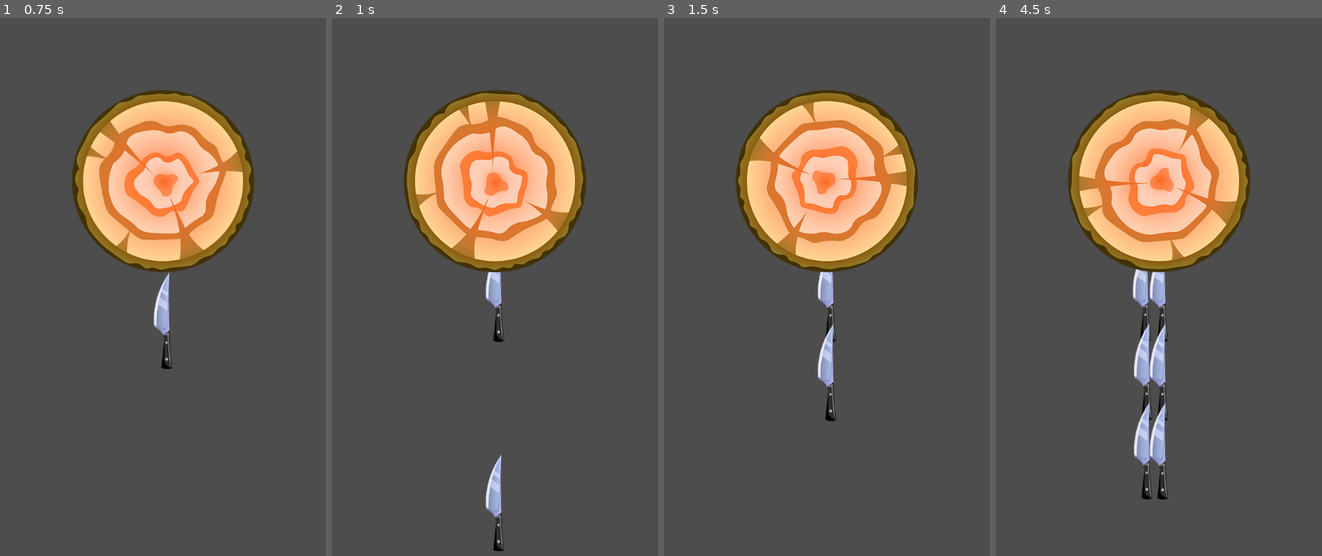
Above: before the commit, frames 1-4 (left to right).
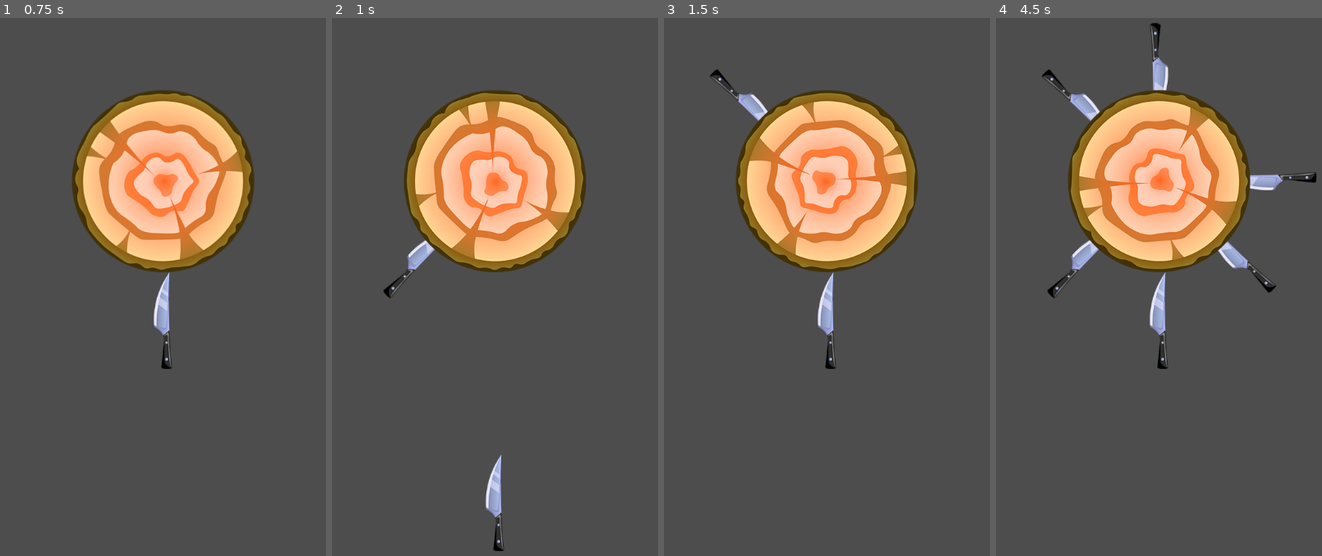
Above: after the commit, the same moments.

Repository: vokash3/godot-mobile-game
Game: Godot game, scene res://scenes/game/game.tscn
The game is run twice, just before and just after one commit, with the same random seed, the same clock (stepped at 60 frames per second) and the same inputs. The project has no main scene, so this scene is started directly.
Inputs (mouse positions are in pixels of both pictures, inside the frame that each line leads up to):
- Up to frame 1 (0.75 s): move the mouse to (260, 238) at 0.52 s; click (260, 238) at 0.67 s
- Up to frame 2 (1 s): no input
- Up to frame 3 (1.5 s): move the mouse to (738, 303) at 1.27 s; click (738, 303) at 1.42 s
- Up to frame 4 (4.5 s): move the mouse to (1201, 125) at 2.02 s; click (1201, 125) at 2.17 s; move the mouse to (1136, 405) at 2.77 s; click (1136, 405) at 2.92 s; move the mouse to (1289, 373) at 3.52 s; click (1289, 373) at 3.67 s; move the mouse to (1028, 174) at 4.27 s; click (1028, 174) at 4.42 s

Frame 1 is identical in both runs. In frame 2, 0.8% of the frame differs, in the area x 15-53%, y 41-61%; in frame 3, 1.4%; in frame 4, 4.7%, in the area x 14-99%, y 0-90%.

Commit message:
Добавлена механика втыкания ножей в мишень (отвязка объекта от одного родителя и привязка к другому)

Diff:
--- a/elements/knife/knife.gd
+++ b/elements/knife/knife.gd
@@ -8,7 +8,27 @@
 func _physics_process(delta: float) -> void:
 	if is_flying:
 		var collision = move_and_collide(Vector2.UP * SPEED * delta)
+		# Обрабатываем коллизию
+		if collision:
+			handle_collision(collision)
 
 
 func throw():
 	is_flying = true
+
+
+func handle_collision(collision: KinematicCollision2D):
+	var collider := collision.get_collider()
+	if collider is Target:
+		add_knife_to_target(collider)
+		is_flying = false
+
+
+func add_knife_to_target(target: Target):
+	# Отвязываем нож от родителя
+	get_parent().remove_child(self)
+	# Точка попадания
+	global_position = Target.KNIFE_POSITION
+	rotation = 0
+	# Привязка ножа к мишени, нож остаётся в ней
+	target.add_object_with_pivot(self, -target.rotation)
--- a/elements/targets/target/target.gd
+++ b/elements/targets/target/target.gd
@@ -1,6 +1,18 @@
 extends CharacterBody2D
+class_name Target
+
+const KNIFE_POSITION = Vector2(0, 180)
 
 var speed := PI
 
+# Получим ссылку на item_containers
+@onready var item_containers := $ItemsContainer
+
 func _physics_process(delta: float) -> void:
 	rotation += speed * delta
+
+func add_object_with_pivot(object: Node2D, object_rotation: float):
+	var pivot := Node2D.new()
+	pivot.rotation = object_rotation
+	pivot.add_child(object)
+	item_containers.add_child(pivot)
--- a/elements/targets/target/target.tscn
+++ b/elements/targets/target/target.tscn
@@ -16,3 +16,6 @@
 
 [node name="CollisionShape2D" type="CollisionShape2D" parent="."]
 shape = SubResource("CircleShape2D_ln57f")
+
+[node name="ItemsContainer" type="Node2D" parent="."]
+show_behind_parent = true
